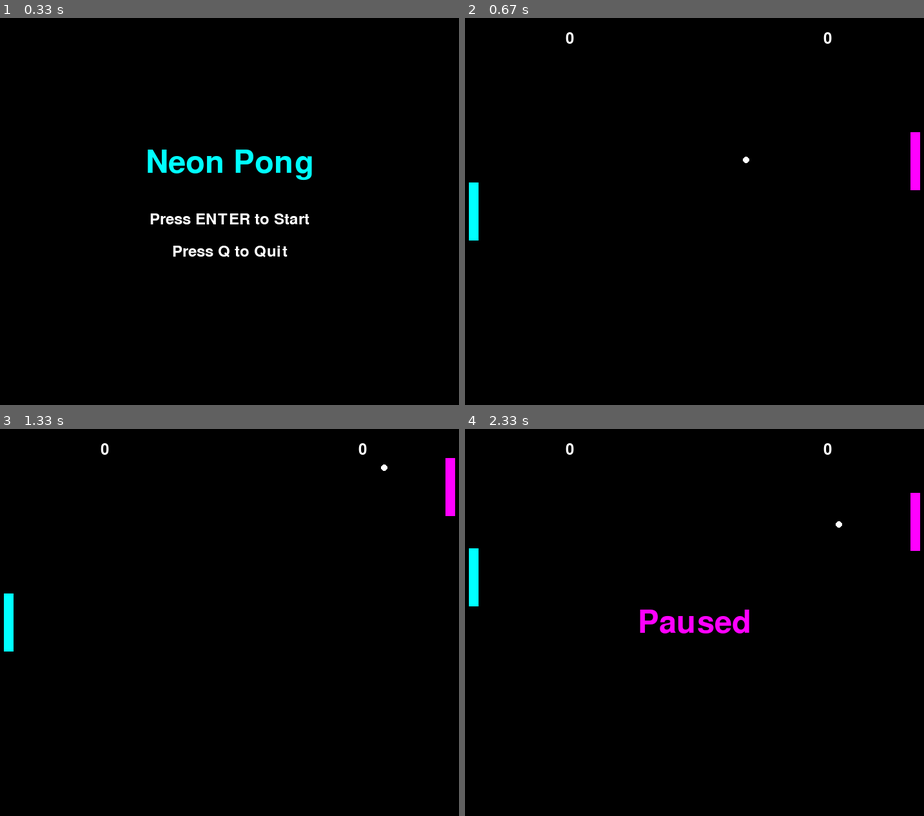
Above: before the commit, frames 1-4 (two rows, left to right).
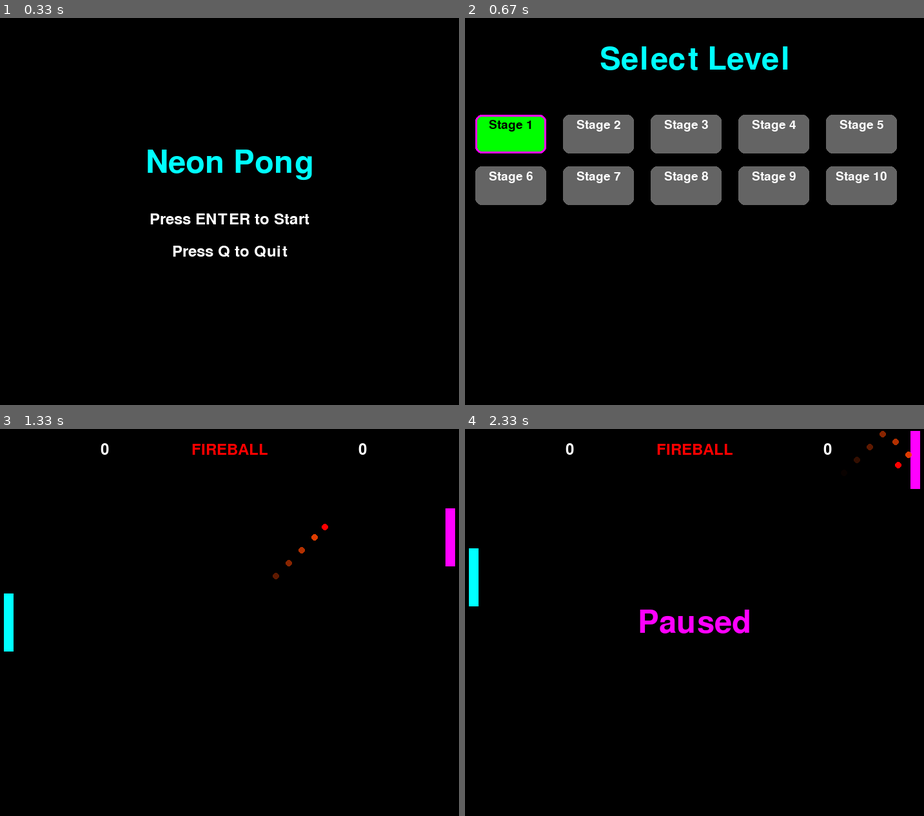
Above: after the commit, the same moments.

Repository: PHCASCStudent/Pong-Pygame
Game: pygame game, started from main.py
Two runs of this game, one before a commit and one after it. Both use one fixed random seed, a clock stepped at 60 frames per second and the inputs below.
Inputs (mouse positions are in pixels of both pictures, inside the frame that each line leads up to):
- Up to frame 1 (0.33 s): no input
- Up to frame 2 (0.67 s): tap Enter at 0.33 s
- Up to frame 3 (1.33 s): click (45, 545) at 0.72 s, where only the run after the commit has a clickable "Stage 1"; tap F at 1 s
- Up to frame 4 (2.33 s): hold Up 1.33-1.8 s; tap F at 1.4, 1.7, 1.9 s; hold Down 1.83-2.13 s; tap E at 1.98 s; tap Space at 2.17 s

Frame 1 is identical in both runs. In frame 2, 17% of the frame differs, in the area x 0-100%, y 3-58%; in frame 3, 0.9%; in frame 4, 1.0%.

Commit message:
Added many functionalities

Diff:
--- a/main.py
+++ b/main.py
@@ -2,7 +2,7 @@
 import random
 import sys
 import os
-os.environ['SDL_AUDIODRIVER'] = 'dummy'
+# --- os.environ['SDL_AUDIODRIVER'] = 'dummy' ---
 pygame.init()
 
 WIDTH = 800
@@ -25,6 +25,17 @@
 POWERUP_SIZE = 20
 POWERUP_SPAWN_RATE = 0.001  # Much less frequent
 POWERUP_DURATION = 5000
+POWERUP_SIZE = 32  # Increased from 20
+
+fireball_trail = []  # List of (x, y, timestamp)
+FIREBALL_DOT_LIFETIME = 500
+FIREBALL_TRAIL_SPACING = 16
+
+NUM_LEVELS = 10
+level_unlocks = [True] + [False] * (NUM_LEVELS - 1)
+current_level = None
+level_score_targets = [10 + 5 * i for i in range(NUM_LEVELS)]
+level_selecting = False
 
 player_paddle = pygame.Rect(50, HEIGHT // 2 - PADDLE_HEIGHT // 2, PADDLE_WIDTH, PADDLE_HEIGHT)
 cpu_paddle = pygame.Rect(WIDTH - 50 - PADDLE_WIDTH, HEIGHT // 2 - PADDLE_HEIGHT // 2, PADDLE_WIDTH, PADDLE_HEIGHT)
@@ -38,16 +49,22 @@
 speed_modifier = 1.0
 paddle_size_modifier = 1.0
 powerup_timer = 0
+active_powerup = None
+powerup_effect_duration = 20000
+powerup_on_screen = False
 
 cpu_miss_chance = 0.1
 cpu_miss_increment = 0.01
 cpu_miss_max = 0.50
+cpu_speed_modifier = 1.0
 
 player_score = 0
 cpu_score = 0
 font = pygame.font.Font(None, 36)
 big_font = pygame.font.Font(None, 72)
 
+level_select_cursor = 0  # For keyboard navigation
+
 def create_glow_surface(size, color, alpha=128):
     surf = pygame.Surface((size * 3, size * 3), pygame.SRCALPHA)
     pygame.draw.circle(surf, (*color, alpha), (size * 1.5, size * 1.5), size * 1.5)
@@ -59,31 +76,30 @@
         self.type = type
 
 def spawn_powerup():
-    if random.random() < POWERUP_SPAWN_RATE:
+    global powerup_on_screen
+    if len(powerups) < 2 and random.random() < POWERUP_SPAWN_RATE:
         x = random.randint(100, WIDTH - 100)
         y = random.randint(100, HEIGHT - 100)
-        types = ["fireball", "speed_up", "speed_down", "paddle_increase", "paddle_decrease"]
+        types = ["fireball", "speed_modifier", "paddle_size"]
         powerup_type = random.choice(types)
         powerups.append(Powerup(x, y, powerup_type))
 
 def apply_powerup(powerup):
-    global fireball_active, fireball_timer, speed_modifier, paddle_size_modifier, powerup_timer
+    global fireball_active, fireball_timer, speed_modifier, paddle_size_modifier, powerup_timer, active_powerup
     powerup_timer = pygame.time.get_ticks()
+    active_powerup = powerup.type
     if powerup.type == "fireball":
         fireball_active = True
         fireball_timer = pygame.time.get_ticks()
-    elif powerup.type == "speed_up":
-        speed_modifier = 1.5
-    elif powerup.type == "speed_down":
-        speed_modifier = 0.5
-    elif powerup.type == "paddle_increase":
+    elif powerup.type == "speed_modifier":
+        speed_modifier = 1.2
+        cpu_speed_modifier = 0.8
+    elif powerup.type == "paddle_size":
         paddle_size_modifier = 1.5
         player_paddle.height = int(PADDLE_HEIGHT * paddle_size_modifier)
+        cpu_paddle.height = int(PADDLE_HEIGHT * 0.7)
         player_paddle.y = max(0, min(player_paddle.y, HEIGHT - player_paddle.height))
-    elif powerup.type == "paddle_decrease":
-        paddle_size_modifier = 0.5
-        player_paddle.height = int(PADDLE_HEIGHT * paddle_size_modifier)
-        player_paddle.y = max(0, min(player_paddle.y, HEIGHT - player_paddle.height))
+        cpu_paddle.y = max(0, min(cpu_paddle.y, HEIGHT - cpu_paddle.height))
 
 def reset_powerups():
     global fireball_active, speed_modifier, paddle_size_modifier
@@ -92,6 +108,47 @@
     paddle_size_modifier = 1.0
     player_paddle.height = PADDLE_HEIGHT
     player_paddle.y = HEIGHT // 2 - PADDLE_HEIGHT // 2
+
+def draw_level_select():
+    screen.fill(BLACK)
+    title = big_font.render("Select Level", True, NEON_BLUE)
+    screen.blit(title, (WIDTH // 2 - title.get_width() // 2, 40))
+    grid_margin = 60
+    grid_spacing_x = (WIDTH - 2 * grid_margin) // 5
+    grid_spacing_y = 80
+    button_width = 110
+    button_height = 60
+    for i in range(NUM_LEVELS):
+        col = i % 5
+        row = i // 5
+        x = grid_margin + col * grid_spacing_x
+        y = 150 + row * grid_spacing_y
+        rect = pygame.Rect(x, y, button_width, button_height)
+        color = (0, 255, 0) if level_unlocks[i] else (100, 100, 100)
+        pygame.draw.rect(screen, color, rect, border_radius=10)
+        stage_font = pygame.font.Font(None, 28)
+        level_text = stage_font.render(f"Stage {i+1}", True, BLACK if level_unlocks[i] else WHITE)
+        screen.blit(level_text, (x + button_width // 2 - level_text.get_width() // 2, y + 6))
+        if i == level_select_cursor:
+            pygame.draw.rect(screen, NEON_PINK, rect, 3, border_radius=10)
+    pygame.display.flip()
+    pygame.display.flip()
+
+def get_level_clicked(pos):
+    grid_margin = 60
+    grid_spacing_x = (WIDTH - 2 * grid_margin) // 5
+    grid_spacing_y = 80
+    button_width = 110
+    button_height = 60
+    for i in range(NUM_LEVELS):
+        col = i % 5
+        row = i // 5
+        x = grid_margin + col * grid_spacing_x
+        y = 150 + row * grid_spacing_y
+        rect = pygame.Rect(x, y, button_width, button_height)
+        if rect.collidepoint(pos):
+            return i
+    return None
 
 def draw_main_menu():
     screen.fill(BLACK)
@@ -103,6 +160,7 @@
     screen.blit(quit_text, (WIDTH // 2 - quit_text.get_width() // 2, HEIGHT // 2 + 50))
     pygame.display.flip()
 
+
 def draw_pause():
     pause_text = big_font.render("Paused", True, NEON_PINK)
     screen.blit(pause_text, (WIDTH // 2 - pause_text.get_width() // 2, HEIGHT // 2 - pause_text.get_height() // 2))
@@ -121,10 +179,45 @@
                 running = False
             if event.type == pygame.KEYDOWN:
                 if event.key == pygame.K_RETURN:
+                    level_selecting = True
                     in_menu = False
                 if event.key == pygame.K_q:
                     running = False
         continue
+
+    if level_selecting:
+        draw_level_select()
+        for event in pygame.event.get():
+            if event.type == pygame.QUIT:
+                running = False
+            if event.type == pygame.MOUSEBUTTONDOWN and event.button == 1:
+                idx = get_level_clicked(event.pos)
+                if idx is not None and level_unlocks[idx]:
+                    current_level = idx
+                    player_score = 0
+                    cpu_score = 0
+                    level_selecting = False
+            if event.type == pygame.KEYDOWN:
+                if event.key == pygame.K_RIGHT:
+                    if level_select_cursor < NUM_LEVELS - 1:
+                        level_select_cursor += 1
+                if event.key == pygame.K_LEFT:
+                    if level_select_cursor > 0:
+                        level_select_cursor -= 1
+                if event.key == pygame.K_UP:
+                    if level_select_cursor - 5 >= 0:
+                        level_select_cursor -= 5
+                if event.key == pygame.K_DOWN:
+                    if level_select_cursor + 5 < NUM_LEVELS:
+                        level_select_cursor += 5
+                if event.key == pygame.K_RETURN:
+                    if level_unlocks[level_select_cursor]:
+                        current_level = level_select_cursor
+                        player_score = 0
+                        cpu_score = 0
+                        level_selecting = False
+        if level_selecting:
+            continue
 
     for event in pygame.event.get():
         if event.type == pygame.QUIT:
@@ -132,6 +225,12 @@
         if event.type == pygame.KEYDOWN:
             if event.key == pygame.K_SPACE:
                 paused = not paused
+            if event.key == pygame.K_f and not active_powerup:
+                apply_powerup(Powerup(ball.x, ball.y, "fireball"))
+            if event.key == pygame.K_e and not active_powerup:
+                apply_powerup(Powerup(ball.x, ball.y, "paddle_size"))
+            if event.key == pygame.K_s and not active_powerup:
+                apply_powerup(Powerup(ball.x, ball.y, "speed_modifier"))
 
     if paused:
         draw_pause()
@@ -148,11 +247,11 @@
 
     keys = pygame.key.get_pressed()
     if keys[pygame.K_UP] and player_paddle.top > 0:
-        player_paddle.y -= PADDLE_SPEED
+        player_paddle.y -= int(PADDLE_SPEED * speed_modifier)
     if keys[pygame.K_DOWN] and player_paddle.bottom < HEIGHT:
-        player_paddle.y += PADDLE_SPEED
-
-    cpu_speed = PADDLE_SPEED * 0.8
+        player_paddle.y += int(PADDLE_SPEED * speed_modifier)
+
+    cpu_speed = PADDLE_SPEED * 0.8 * cpu_speed_modifier
     if cpu_paddle.centery < ball.centery and cpu_paddle.bottom < HEIGHT:
         if ball_speed_x > 0 and random.random() < cpu_miss_chance:
             pass
@@ -169,6 +268,15 @@
     ball.x += current_speed_x
     ball.y += current_speed_y
 
+    # Fireball trail logic: add dot after moving ball
+    if fireball_active:
+        if (
+        len(fireball_trail) == 0 or
+        (abs(ball.x + BALL_SIZE // 2 - fireball_trail[-1][0]) > FIREBALL_TRAIL_SPACING or
+         abs(ball.y + BALL_SIZE // 2 - fireball_trail[-1][1]) > FIREBALL_TRAIL_SPACING)
+    ):
+            fireball_trail.append((ball.x + BALL_SIZE // 2, ball.y + BALL_SIZE // 2, pygame.time.get_ticks()))
+
     if ball_speed_x > 0:
         cpu_miss_chance = min(cpu_miss_max, cpu_miss_chance + cpu_miss_increment)
     else:
@@ -184,32 +292,62 @@
 
     if ball.left <= 0:
         cpu_score += 1
-        pygame.display.flip()
-        pygame.time.delay(600)  # Pause to show score
-        ball.center = (WIDTH // 2, HEIGHT // 2)
-        ball_speed_x = BALL_SPEED * random.choice((1, -1))
-        ball_speed_y = BALL_SPEED * random.choice((1, -1))
-        cpu_miss_chance = 0.0
-
-    if ball.right >= WIDTH:
-        player_score += 1
         pygame.display.flip()
         pygame.time.delay(600)
         ball.center = (WIDTH // 2, HEIGHT // 2)
         ball_speed_x = BALL_SPEED * random.choice((1, -1))
         ball_speed_y = BALL_SPEED * random.choice((1, -1))
+        cpu_miss_chance = 0.0
+
+    if cpu_score >= 10 and player_score < level_score_targets[current_level]:
+        msg = big_font.render("Game Over", True, (255, 0, 0))
+        screen.blit(msg, (WIDTH // 2 - msg.get_width() // 2, HEIGHT // 2 - msg.get_height() // 2))
+        pygame.display.flip()
+        pygame.time.delay(1500)
+        level_selecting = True
+        current_level = None
+        in_menu = False
+        continue
+
+    if ball.right >= WIDTH:
+        player_score += 1
+        pygame.display.flip()
+        pygame.time.delay(600)
+        if player_score >= level_score_targets[current_level]:
+            if current_level + 1 < NUM_LEVELS:
+                level_unlocks[current_level + 1] = True
+            msg = big_font.render("Level Complete!", True, (0, 255, 0))
+            screen.blit(msg, (WIDTH // 2 - msg.get_width() // 2, HEIGHT // 2 - msg.get_height() // 2))
+            pygame.display.flip()
+            pygame.time.delay(1500)
+            level_selecting = True
+            current_level = None
+            in_menu = False
+            continue
+        ball.center = (WIDTH // 2, HEIGHT // 2)
+        ball_speed_x = BALL_SPEED * random.choice((1, -1))
+        ball_speed_y = BALL_SPEED * random.choice((1, -1))
 
     spawn_powerup()
     for powerup in powerups[:]:
-        if player_paddle.colliderect(powerup.rect):
+        if ball.colliderect(powerup.rect):
             apply_powerup(powerup)
             powerups.remove(powerup)
+            powerup_on_screen = False
 
     current_time = pygame.time.get_ticks()
-    if fireball_active and current_time - fireball_timer > POWERUP_DURATION:
+    # Reset powerups and clear fireball trail when effect ends
+    if active_powerup and current_time - powerup_timer > powerup_effect_duration:
         fireball_active = False
-    if powerup_timer and current_time - powerup_timer > POWERUP_DURATION:
-        reset_powerups()
+        speed_modifier = 1.0
+        cpu_speed_modifier = 1.0
+        paddle_size_modifier = 1.0
+        player_paddle.height = PADDLE_HEIGHT
+        cpu_paddle.height = PADDLE_HEIGHT
+        player_paddle.y = max(0, min(player_paddle.y, HEIGHT - player_paddle.height))
+        cpu_paddle.y = max(0, min(cpu_paddle.y, HEIGHT - cpu_paddle.height))
+        fireball_trail.clear()
+        active_powerup = None
 
     screen.fill(BLACK)
     pygame.draw.rect(screen, NEON_BLUE, player_paddle)
@@ -217,19 +355,36 @@
     ball_color = NEON_RED if fireball_active else WHITE
     pygame.draw.ellipse(screen, ball_color, ball)
 
+    # Draw persistent, fading fireball trail
+    now = pygame.time.get_ticks()
+    for dot in fireball_trail[:]:
+        age = now - dot[2]
+        if age > FIREBALL_DOT_LIFETIME:
+            fireball_trail.remove(dot)
+        else:
+            alpha = max(0, 255 - int(255 * (age / FIREBALL_DOT_LIFETIME)))
+            dot_surface = pygame.Surface((BALL_SIZE, BALL_SIZE), pygame.SRCALPHA)
+            pygame.draw.circle(dot_surface, (255, 69, 0, alpha), (BALL_SIZE // 2, BALL_SIZE // 2), BALL_SIZE // 2)
+            screen.blit(dot_surface, (dot[0] - BALL_SIZE // 2, dot[1] - BALL_SIZE // 2))
+
     for powerup in powerups:
         if powerup.type == "fireball":
             pygame.draw.circle(screen, NEON_RED, powerup.rect.center, POWERUP_SIZE // 2)
-        elif powerup.type == "speed_up":
+        elif powerup.type == "speed_modifier":
             pygame.draw.rect(screen, (0, 255, 0), powerup.rect)
-        elif powerup.type == "speed_down":
-            pygame.draw.rect(screen, (255, 165, 0), powerup.rect)
-        elif powerup.type == "paddle_increase":
+        elif powerup.type == "paddle_size":
             pygame.draw.rect(screen, (0, 255, 255), powerup.rect)
-        elif powerup.type == "paddle_decrease":
-            pygame.draw.rect(screen, (255, 0, 255), powerup.rect)
 
     player_text = font.render(str(player_score), True, WHITE)
+    if active_powerup == "fireball":
+        powerup_text = font.render("FIREBALL", True, NEON_RED)
+    elif active_powerup == "speed_modifier":
+        powerup_text = font.render("SPEED UP", True, (0, 255, 0))
+    elif active_powerup == "paddle_size":
+        powerup_text = font.render("PADDLE SIZE", True, (0, 255, 255))
+    else:
+        powerup_text = font.render("", True, WHITE)
+    screen.blit(powerup_text, (WIDTH // 2 - powerup_text.get_width() // 2, 20))
     cpu_text = font.render(str(cpu_score), True, WHITE)
     screen.blit(player_text, (WIDTH // 4, 20))
     screen.blit(cpu_text, (3 * WIDTH // 4, 20))
